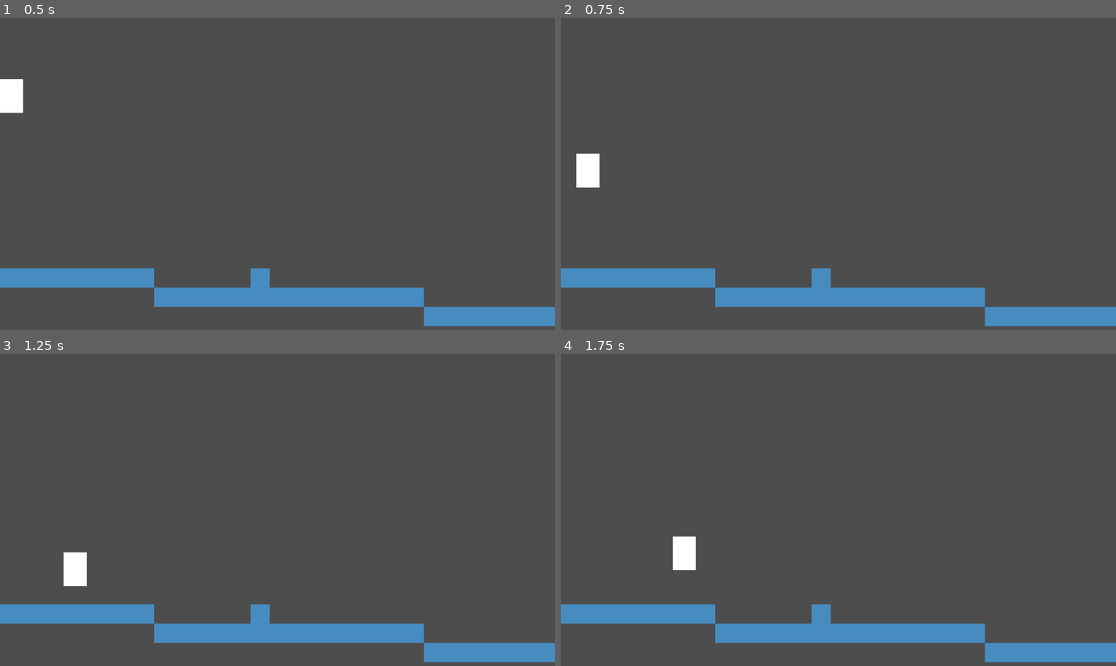
Above: before the commit, frames 1-4 (two rows, left to right).
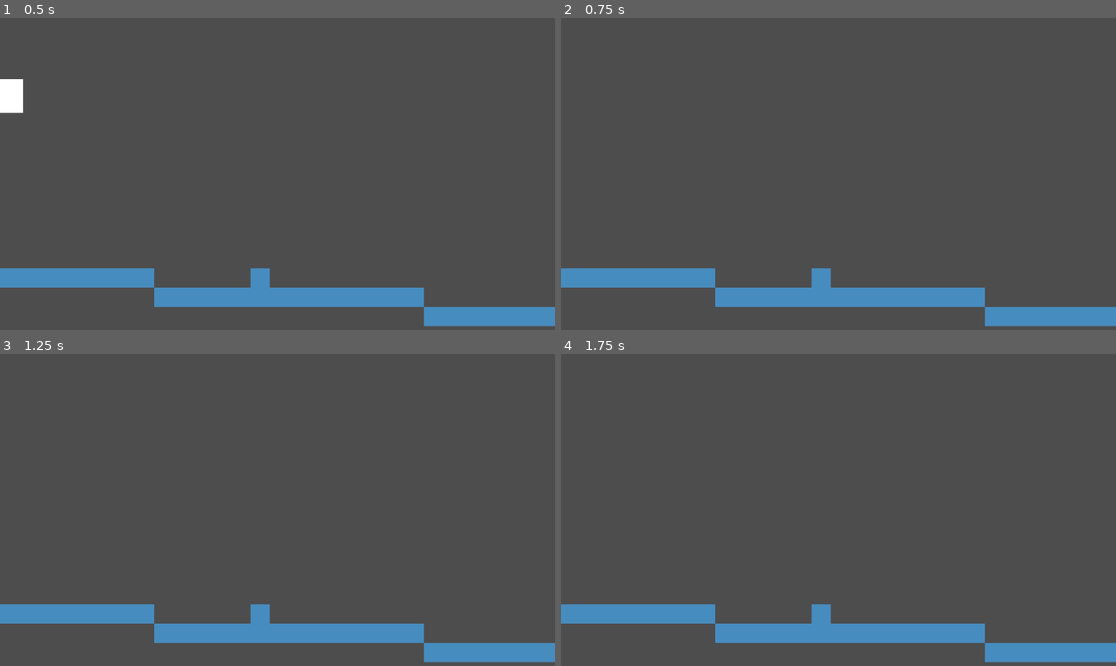
Above: after the commit, the same moments.

Repository: ItsHotdogFred/Repulsus-insania
Game: Godot game, scene res://MainSceneRelatedStuff/main.tscn
The game is run twice, just before and just after one commit, with the same random seed, the same clock (stepped at 60 frames per second) and the same inputs. Before the commit the project has no main scene; this scene is started directly in both runs. The engine's default icon, where the game draws it, is replaced by a stand-in: a white triangle on a blue panel in a dark square.
Inputs:
- Up to frame 1 (0.5 s): no input
- Up to frame 2 (0.75 s): tap Enter at 0.5 s; hold Right (move_right) from 0.53 s (still down); tap F (testkey, bound only after the commit) at 0.6 s
- Up to frame 3 (1.25 s): keep holding Right (move_right); tap Up (jump) at 0.77, 0.8, 1.07 s
- Up to frame 4 (1.75 s): keep holding Right (move_right); tap Up (jump) at 1.35, 1.52 s; tap F (testkey, bound only after the commit) at 1.55 s

Frame 1 is identical in both runs. In frame 2, 0.5% of the frame differs, in the area x 2-8%, y 43-55%; in frame 3, 0.5%; in frame 4, 0.5%.

Commit message:
Knockback system
Player now has a knockback system

Diff:
--- a/PlayerRelatedStuff/player.gd
+++ b/PlayerRelatedStuff/player.gd
@@ -1,7 +1,7 @@
 extends CharacterBody2D
 
-@export var speed = 200.0
-@export var jump_force = -400.0
+@export var speed = 300.0
+@export var jump_force = -450.0
 @export var gravity = 980.0
 @export var friction = 2000.0
 
@@ -10,24 +10,48 @@
 var current_jump_count : int
 var can_multi_jump : bool = false
 
+@export var knockbackmultiplyer : int = 1
+var isright : bool = false
+
 
 func _ready() -> void:
 	current_jump_count = jump_count
 
+### --- Improved Knockback Function ---
+# This function applies knockback as an impulse. It directly sets the
+# character's velocity in a single frame.
+func apply_knockback(force: Vector2):
+	velocity = force * knockbackmultiplyer
+
+
 func _physics_process(delta):
-	# Apply gravity
-	velocity.y += gravity * delta
+	# Test key to demonstrate the new knockback
+	if Input.is_action_just_pressed("testkey"):
+		# The caller now defines the full knockback vector (direction and strength).
+		# This sends the character up and to the left.
+		if isright == true:
+			apply_knockback(Vector2(-800, -200))
+		else:
+			apply_knockback(Vector2(800, -200))
 
+	# Apply gravity. We only apply it when airborne.
+	# This will also naturally pull the character down from a knockback.
+	if not is_on_floor():
+		velocity.y += gravity * delta
+
+	# Reset jump state when landing
 	if is_on_floor():
 		current_jump_count = jump_count
 		can_multi_jump = false
 
 	# Handle horizontal movement
+	# This code will now "fight against" the knockback's horizontal velocity,
+	# allowing the player to regain control (also known as Directional Influence).
 	var input_direction = Input.get_axis("move_left", "move_right")
 	var target_velocity_x = input_direction * speed
 	velocity.x = move_toward(velocity.x, target_velocity_x, friction * delta)
 
-	# Handle jumping
+	# Handle jumping (your original logic)
 	if Input.is_action_just_pressed("jump"):
 		# Initial jump from the floor
 		if is_on_floor():
@@ -39,8 +63,18 @@
 			velocity.y = jump_force
 			current_jump_count -= 1
 
-	# Add this code to handle cutting a jump short
+	# Handle cutting a jump short
 	if Input.is_action_just_released("jump") and velocity.y < 0:
 		velocity.y *= 0.5 # Immediately reduce upward speed
+
+	if velocity.x != 0:
+		if velocity.x > 0:
+			isright = true
+		else:
+			isright = false
+
 	# Move the character
 	move_and_slide()
+
+# The timer and its timeout function are no longer needed.
+# func _on_timer_timeout() -> void: -> REMOVED
--- a/PlayerRelatedStuff/player.tscn
+++ b/PlayerRelatedStuff/player.tscn
@@ -14,3 +14,9 @@
 [node name="CollisionShape2D" type="CollisionShape2D" parent="."]
 position = Vector2(24, 35)
 shape = SubResource("RectangleShape2D_g7qt8")
+
+[node name="Timer" type="Timer" parent="."]
+wait_time = 0.05
+one_shot = true
+
+[connection signal="timeout" from="Timer" to="." method="_on_timer_timeout"]
--- a/project.godot
+++ b/project.godot
@@ -11,6 +11,7 @@
 [application]
 
 config/name="Repulsus insania"
+run/main_scene="uid://bjwxhqdqlr0g1"
 config/features=PackedStringArray("4.4", "Mobile")
 config/icon="res://icon.svg"
 
@@ -39,6 +40,11 @@
 , Object(InputEventKey,"resource_local_to_scene":false,"resource_name":"","device":-1,"window_id":0,"alt_pressed":false …(182 unchanged characters)…
 ]
 }
+testkey={
+"deadzone": 0.2,
+"events": [Object(InputEventKey,"resource_local_to_scene":false,"resource_name":"","device":-1,"window_id":0,"alt_pressed":false,"shift_pressed":false,"ctrl_pressed":false,"meta_pressed":false,"pressed":false,"keycode":0,"physical_keycode":70,"key_label":0,"unicode":102,"location":0,"echo":false,"script":null)
+]
+}
 
 [rendering]
 
